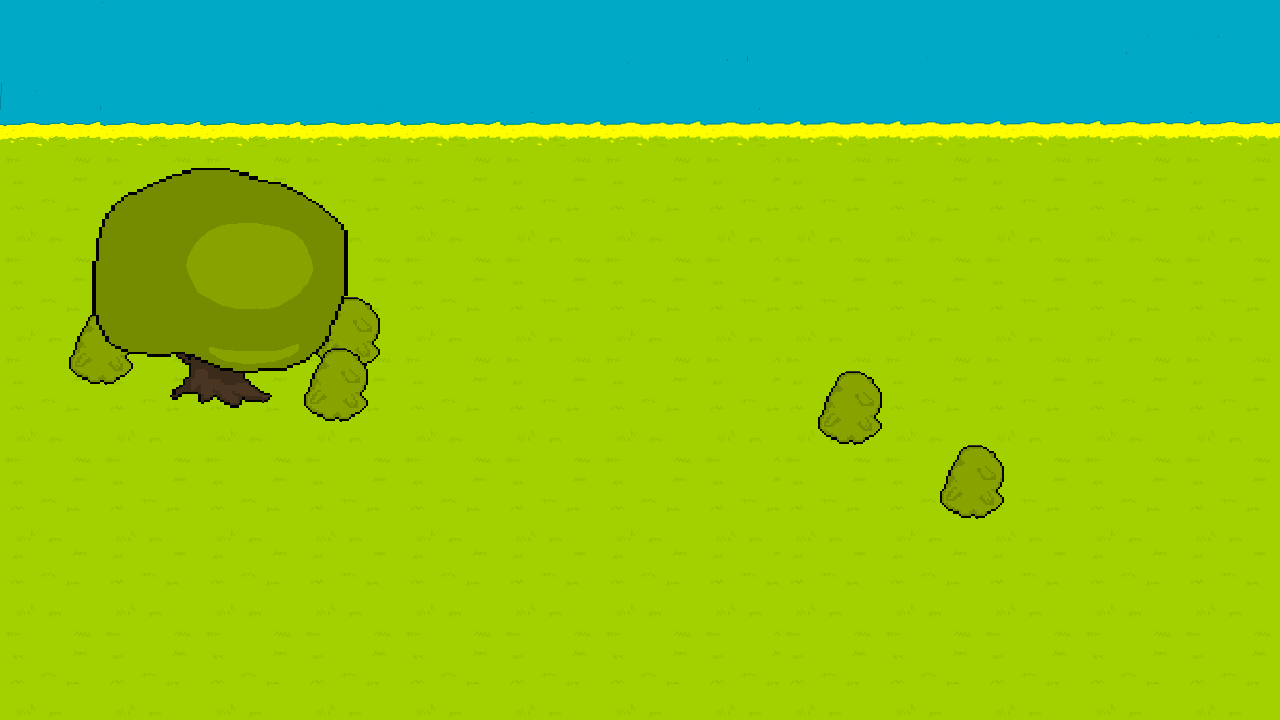
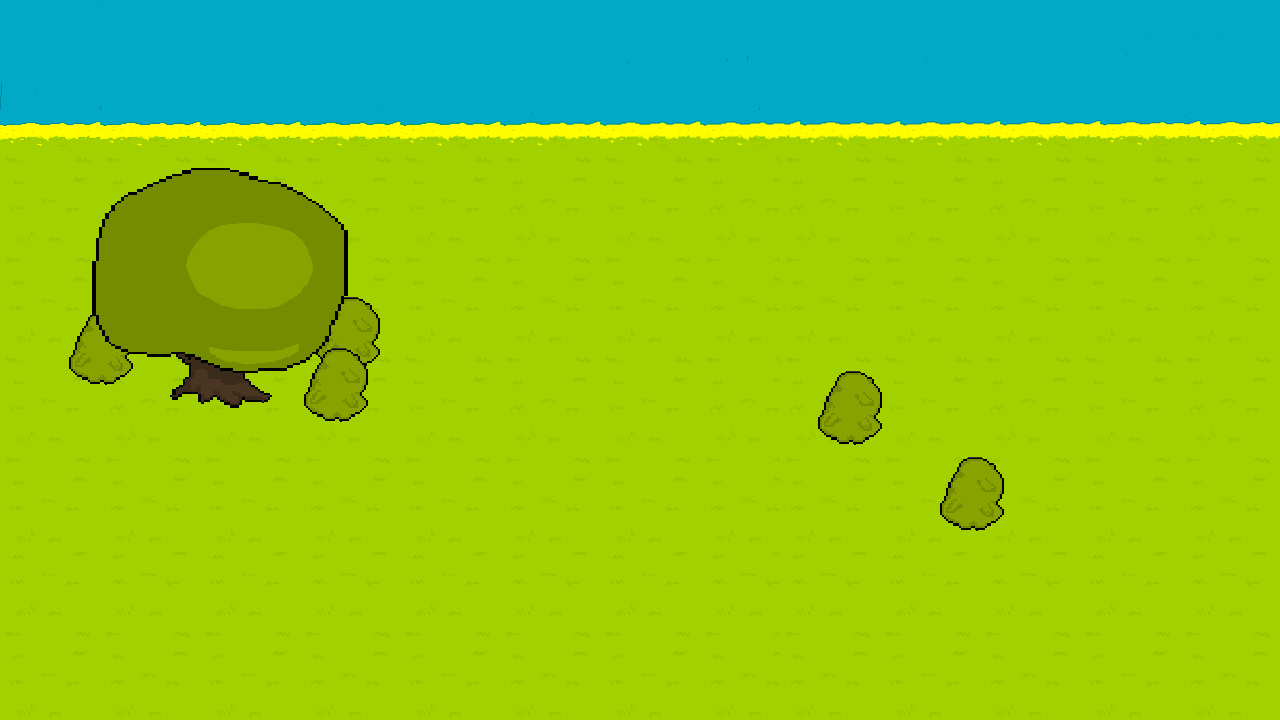
Two versions of the same layered image (1280x720). Layer-by-layer changes:
renamed "Camada 5" to "arvore", painted on it over [940, 445, 1004, 531]
